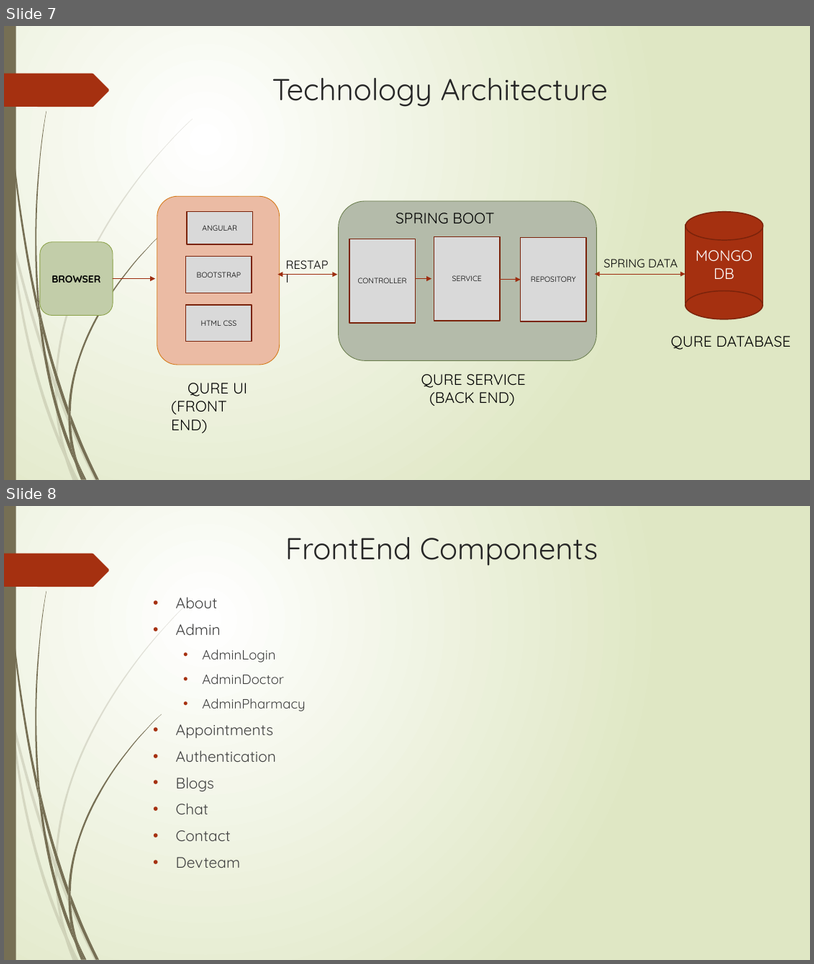
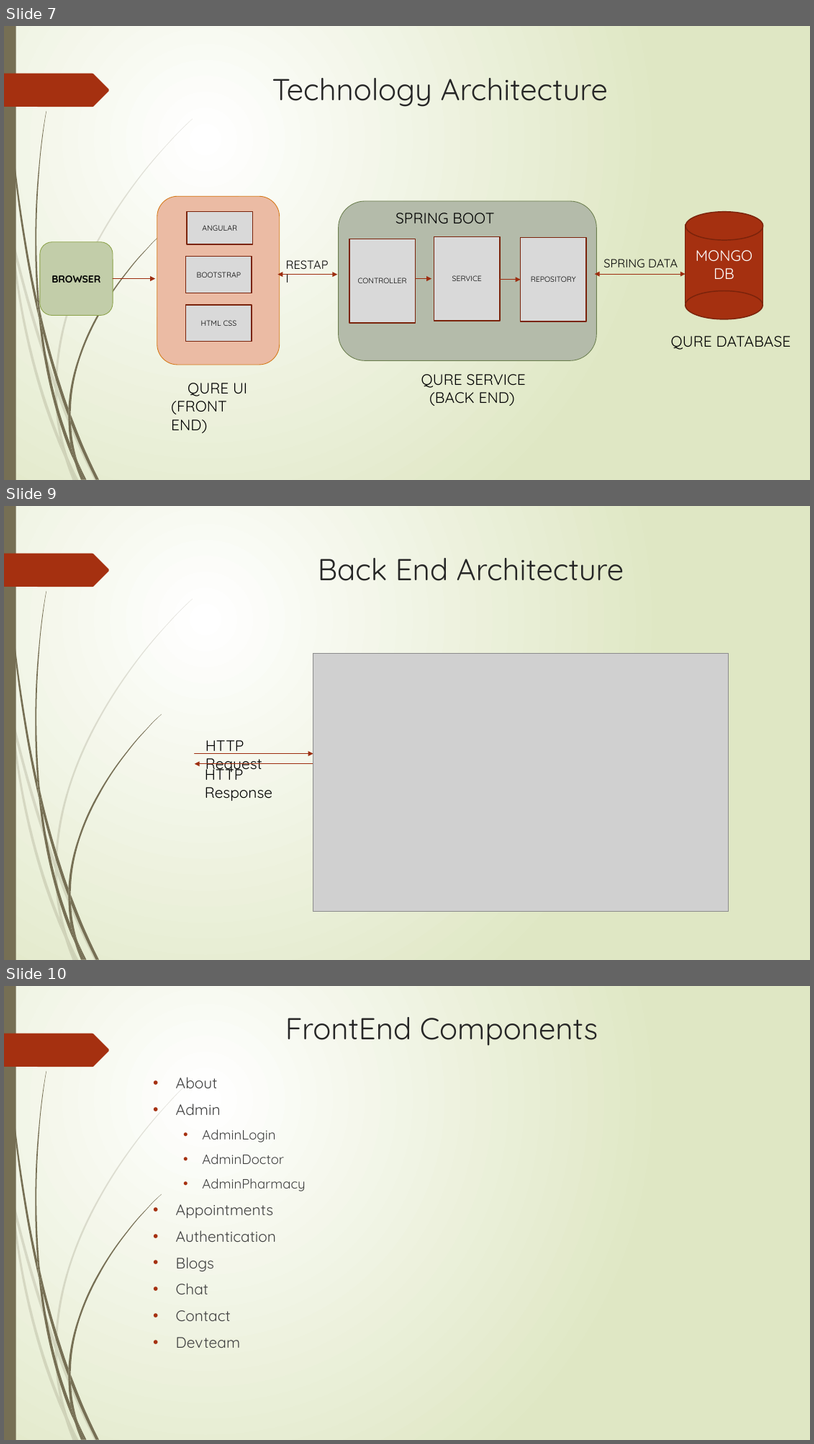
Before and after one commit to Alok0587/QURE, a slide deck: presentation/QURE PPT.pptx. Shown one above the other, each under a label of ours: slides 7 and 8 before the commit, slides 7, 9 and 10 after it; the slides between them are not shown. The pictures are 814x964 and 814x1444 pixels, drawn with LibreOffice and Linux fonts; fonts in the diff are those of the drawing; grey boxes stand for pictures. Boxes give left, top, right and bottom in pixels: in the first picture for what was removed or moved away, otherwise in the second. Text is boxed around its words. In the diff, an @@ line names an element or a change of style, - is before the commit and + after.

```diff
--- a/presentation/QURE PPT.pptx
+++ b/presentation/QURE PPT.pptx
@@ slide 9 added at [4,506,810,960], background gradient #FFFFFF to #DFE8C4; not listed: 24 template elements that a slide beside it also shows @@
@@ title added at [318,558,625,581], 36 pt, text #262626 @@
+Back End Architecture
@@ picture added at [313,653,728,911] @@
@@ text added at [206,740,262,772], 18 pt, text #000000 @@
+HTTP Request
@@ arrow added from (195, 754) to (313, 754), #9E2E0F 0.75 pt @@
@@ arrow added from (313, 764) to (195, 764), #9E2E0F 0.75 pt @@
@@ text added at [205,764,273,800], 18 pt, text #000000 @@
+HTTP Response
@@ what was slide 8 is now slide 10 @@
```
Also in this commit, not shown: 3 slides changed, 1 other slide added.
